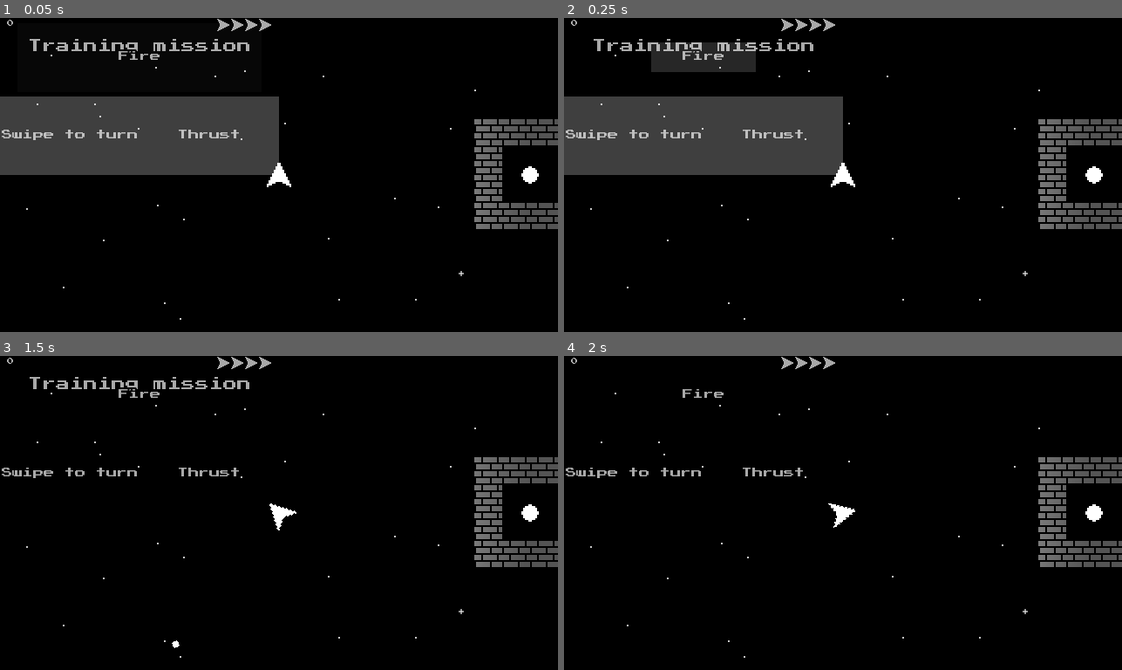
Above: before the commit, frames 1-4 (two rows, left to right).
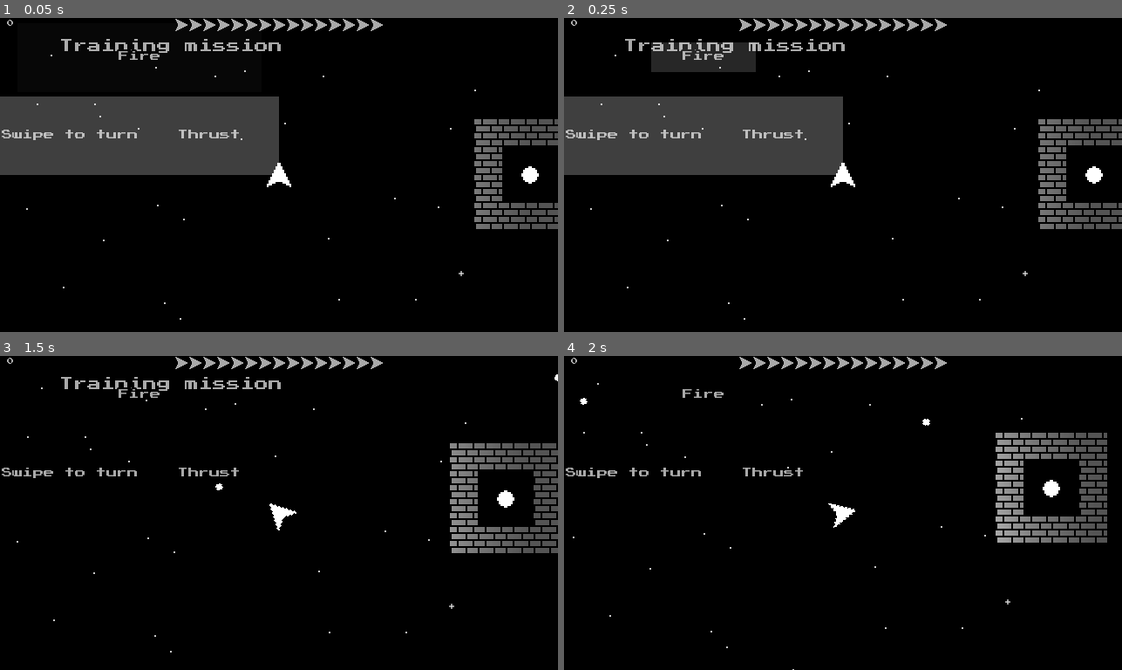
Above: after the commit, the same moments.

Repository: gerald1248/hollows-ng
Game: Godot game, scene res://scenes/main.tscn
Two runs of this game, one before a commit and one after it. Both use one fixed random seed, a clock stepped at 60 frames per second and the inputs below. This scene is started directly instead of the project's main scene.
Inputs (mouse positions are in pixels of both pictures, inside the frame that each line leads up to):
- Up to frame 1 (0.05 s): no input
- Up to frame 2 (0.25 s): no input
- Up to frame 3 (1.5 s): move the mouse to (401, 497) at 0.52 s; hold Right (ui_right) 0.53-1.25 s; hold Space (player_fire, bound only after the commit) 0.53-1.25 s; click (401, 497) at 0.67 s; right-click (401, 497) at 0.8 s; drag from (167, 528) to (491, 472) at 1.27 s
- Up to frame 4 (2 s): no input

The runs differ from the first frame. In frame 1, 1.1% of the frame differs, in the area x 5-69%, y 0-12%; in frame 2, 1.1%; in frame 3, 5.0%; in frame 4, 5.7%, in the area x 1-100%, y 0-100%.

Commit message:
Added mouse steering, and HUD support for more than 4 lives

Diff:
--- a/project.godot
+++ b/project.godot
@@ -35,6 +35,43 @@
 window/stretch/mode="2d"
 window/stretch/aspect="expand"
 
+[input]
+
+ui_end={
+"deadzone": 0.5,
+"events": [ Object(InputEventKey,"resource_local_to_scene":false,"resource_name":"","device":0,"alt":false,"shift":false,"control":false,"meta":false,"command":false,"pressed":false,"scancode":16777230,"unicode":0,"echo":false,"script":null)
+ ]
+}
+player_left={
+"deadzone": 0.5,
+"events": [ Object(InputEventKey,"resource_local_to_scene":false,"resource_name":"","device":0,"alt":false,"shift":false,"control":false,"meta":false,"command":false,"pressed":false,"scancode":16777231,"unicode":0,"echo":false,"script":null)
+, Object(InputEventMouseButton,"resource_local_to_scene":false,"resource_name":"","device":0,"alt":false,"shift":false,"control":false,"meta":false,"command":false,"button_mask":0,"position":Vector2( 0, 0 ),"global_position":Vector2( 0, 0 ),"factor":1.0,"button_index":4,"pressed":false,"doubleclick":false,"script":null)
+ ]
+}
+player_right={
+"deadzone": 0.5,
+"events": [ Object(InputEventKey,"resource_local_to_scene":false,"resource_name":"","device":0,"alt":false,"shift":false,"control":false,"meta":false,"command":false,"pressed":false,"scancode":16777233,"unicode":0,"echo":false,"script":null)
+, Object(InputEventMouseButton,"resource_local_to_scene":false,"resource_name":"","device":0,"alt":false,"shift":false,"control":false,"meta":false,"command":false,"button_mask":0,"position":Vector2( 0, 0 ),"global_position":Vector2( 0, 0 ),"factor":1.0,"button_index":5,"pressed":false,"doubleclick":false,"script":null)
+ ]
+}
+player_thrust={
+"deadzone": 0.5,
+"events": [ Object(InputEventMouseButton,"resource_local_to_scene":false,"resource_name":"","device":0,"alt":false,"shift":false,"control":false,"meta":false,"command":false,"button_mask":0,"position":Vector2( 0, 0 ),"global_position":Vector2( 0, 0 ),"factor":1.0,"button_index":2,"pressed":false,"doubleclick":false,"script":null)
+, Object(InputEventKey,"resource_local_to_scene":false,"resource_name":"","device":0,"alt":false,"shift":false,"control":false,"meta":false,"command":false,"pressed":false,"scancode":16777232,"unicode":0,"echo":false,"script":null)
+ ]
+}
+player_fire={
+"deadzone": 0.5,
+"events": [ Object(InputEventKey,"resource_local_to_scene":false,"resource_name":"","device":0,"alt":false,"shift":false,"control":false,"meta":false,"command":false,"pressed":false,"scancode":32,"unicode":0,"echo":false,"script":null)
+, Object(InputEventMouseButton,"resource_local_to_scene":false,"resource_name":"","device":0,"alt":false,"shift":false,"control":false,"meta":false,"command":false,"button_mask":0,"position":Vector2( 0, 0 ),"global_position":Vector2( 0, 0 ),"factor":1.0,"button_index":1,"pressed":false,"doubleclick":false,"script":null)
+ ]
+}
+player_pause={
+"deadzone": 0.5,
+"events": [ Object(InputEventKey,"resource_local_to_scene":false,"resource_name":"","device":0,"alt":false,"shift":false,"control":false,"meta":false,"command":false,"pressed":false,"scancode":80,"unicode":0,"echo":false,"script":null)
+ ]
+}
+
 [input_devices]
 
 pointing/emulate_touch_from_mouse=true
--- a/scenes/enemy_laser.tscn
+++ b/scenes/enemy_laser.tscn
@@ -28,6 +28,5 @@
 vframes = 4
 hframes = 8
 frame = 7
-
 [connection signal="area_entered" from="." to="." method="_on_laser_area_entered"]
 [connection signal="body_entered" from="." to="." method="_on_laser_body_entered"]
--- a/scenes/main.tscn
+++ b/scenes/main.tscn
@@ -246,6 +246,7 @@
 script = ExtResource( 1 )
 
 [node name="player" type="RigidBody2D" parent="."]
+editor/display_folded = true
 contacts_reported = 1
 contact_monitor = true
 can_sleep = false
@@ -286,6 +287,7 @@
 frame = 5
 
 [node name="weight" type="RigidBody2D" parent="."]
+editor/display_folded = true
 mass = 0.5
 can_sleep = false
 script = ExtResource( 8 )
@@ -301,6 +303,7 @@
 anims/escape = SubResource( 4 )
 
 [node name="ParallaxBackground" type="ParallaxBackground" parent="."]
+editor/display_folded = true
 
 [node name="ParallaxLayer" type="ParallaxLayer" parent="ParallaxBackground"]
 position = Vector2( -256, -128 )
@@ -321,14 +324,16 @@
 size_flags_vertical = 3
 
 [node name="topbar" type="HBoxContainer" parent="hud/vbox"]
-margin_right = 48.0
-margin_bottom = 8.0
+margin_right = 40.0
+margin_bottom = 8.0
+grow_horizontal = 0
 size_flags_horizontal = 3
 
 [node name="padding-left" type="VBoxContainer" parent="hud/vbox/topbar"]
 margin_bottom = 8.0
 
 [node name="left" type="VBoxContainer" parent="hud/vbox/topbar"]
+editor/display_folded = true
 margin_left = 4.0
 margin_right = 4.0
 margin_bottom = 8.0
@@ -342,74 +347,38 @@
 
 [node name="middle" type="VBoxContainer" parent="hud/vbox/topbar"]
 margin_left = 8.0
-margin_right = 8.0
+margin_right = 24.0
 margin_bottom = 8.0
 size_flags_horizontal = 3
 size_flags_vertical = 3
 
-[node name="right4" type="VBoxContainer" parent="hud/vbox/topbar"]
-margin_left = 12.0
-margin_right = 16.0
-margin_bottom = 8.0
-rect_min_size = Vector2( 4, 8 )
-
-[node name="player04" type="Sprite" parent="hud/vbox/topbar/right4"]
+[node name="righttemplate" type="VBoxContainer" parent="hud/vbox/topbar"]
+margin_left = 28.0
+margin_right = 36.0
+margin_bottom = 8.0
+rect_min_size = Vector2( 8, 8 )
+
+[node name="playerbmp" type="Sprite" parent="hud/vbox/topbar/righttemplate"]
 scale = Vector2( 0.5, 0.5 )
 texture = ExtResource( 13 )
 centered = false
 vframes = 2
 
-[node name="right3" type="VBoxContainer" parent="hud/vbox/topbar"]
-margin_left = 20.0
-margin_right = 24.0
-margin_bottom = 8.0
-rect_min_size = Vector2( 4, 0 )
-
-[node name="player03" type="Sprite" parent="hud/vbox/topbar/right3"]
-scale = Vector2( 0.5, 0.5 )
-texture = ExtResource( 13 )
-centered = false
-vframes = 2
-
-[node name="right2" type="VBoxContainer" parent="hud/vbox/topbar"]
-margin_left = 28.0
-margin_right = 32.0
-margin_bottom = 8.0
-rect_min_size = Vector2( 4, 8 )
-
-[node name="player02" type="Sprite" parent="hud/vbox/topbar/right2"]
-scale = Vector2( 0.5, 0.5 )
-texture = ExtResource( 13 )
-centered = false
-vframes = 2
-
-[node name="right1" type="VBoxContainer" parent="hud/vbox/topbar"]
-margin_left = 36.0
-margin_right = 44.0
-margin_bottom = 8.0
-rect_min_size = Vector2( 8, 8 )
-
-[node name="player01" type="Sprite" parent="hud/vbox/topbar/right1"]
-scale = Vector2( 0.5, 0.5 )
-texture = ExtResource( 13 )
-centered = false
-vframes = 2
-
 [node name="padding-right" type="VBoxContainer" parent="hud/vbox/topbar"]
-margin_left = 48.0
-margin_right = 48.0
+margin_left = 40.0
+margin_right = 40.0
 margin_bottom = 8.0
 
 [node name="alertbar" type="HBoxContainer" parent="hud/vbox"]
 margin_top = 12.0
-margin_right = 48.0
+margin_right = 40.0
 margin_bottom = 20.0
 size_flags_horizontal = 3
 alignment = 1
 
 [node name="alert" type="Label" parent="hud/vbox/alertbar"]
-margin_left = 24.0
-margin_right = 24.0
+margin_left = 20.0
+margin_right = 20.0
 margin_bottom = 8.0
 custom_fonts/font = SubResource( 6 )
 custom_colors/font_color = Color( 0.666667, 0.666667, 0.666667, 1 )
@@ -541,5 +510,4 @@
 
 [node name="sample-fly" type="AudioStreamPlayer" parent="."]
 stream = ExtResource( 24 )
-
 [connection signal="body_entered" from="player" to="player" method="_on_player_body_entered"]
--- a/scenes/splash.tscn
+++ b/scenes/splash.tscn
@@ -185,7 +185,6 @@
 theme = SubResource( 9 )
 popup_exclusive = true
 window_title = "Credits"
-
 [connection signal="pressed" from="vbox/hbox_start/start_button" to="." method="_on_start_button_pressed"]
 [connection signal="button_down" from="vbox/hbox_controls/credits_button" to="." method="_on_credits_button_button_down"]
 [connection signal="pressed" from="vbox/hbox_controls/fx_button" to="." method="_on_fx_button_pressed"]
--- a/scenes/tower_n.tscn
+++ b/scenes/tower_n.tscn
@@ -18,7 +18,6 @@
 [node name="schedule" type="Timer" parent="."]
 wait_time = 5.0
 autostart = true
-
 [connection signal="area_entered" from="." to="." method="_on_tower_n_area_entered"]
 [connection signal="body_entered" from="." to="." method="_on_tower_n_body_entered"]
 [connection signal="timeout" from="schedule" to="." method="_on_schedule_timeout"]
--- a/scripts/global.gd
+++ b/scripts/global.gd
@@ -1,7 +1,7 @@
 extends Node
 
 const CONFIG_PATH = "user://hollows.data"
-const LIVES_MAX = 5
+const LIVES_MAX = 15
 const TILE_LENGTH = 16
 const DEBUG_SCREEN_RESOLUTION = false
 const CREDITS_FULL = """
@@ -67,7 +67,6 @@
 	# widescreen Android
 	elif viewport_size.x > 330:
 		viewport_size = adjust_viewport_size(viewport_size)
-
 func flip_vector2(v2):
 	return Vector2(v2.y, v2.x)
 
--- a/scripts/hud.gd
+++ b/scripts/hud.gd
@@ -11,15 +11,16 @@
 	layout(global.viewport_size)
 	update_score(global.score)
 
-	if global.lives < 5:
-		get_node("vbox/topbar/right4/player04").hide()
-	if global.lives < 4:
-		get_node("vbox/topbar/right3/player03").hide()
-	if global.lives < 3:
-		get_node("vbox/topbar/right2/player02").hide()
-	if global.lives < 2:
-		get_node("vbox/topbar/right1/player01").hide()
+	var idx = 0
+	for i in global.lives:
+		var n = get_node("/root/main/hud/vbox/topbar/righttemplate").duplicate()
+		n.name = "right" + str(idx)
+		n.get_node("playerbmp").offset.x = 56 + idx * 8
+		get_node("/root/main/hud/vbox/topbar/").add_child(n)
+		get_node("/root/main/hud/vbox/topbar/").move_child(n, 3)
 
+		idx += 1
+	get_node("/root/main/hud/vbox/topbar/righttemplate").hide()
 	# training
 	if global.level_index == 0:
 		get_node("training-fire").show()
--- a/scripts/player.gd
+++ b/scripts/player.gd
@@ -10,7 +10,7 @@
 const TURN_SPEED_DRAG = 4
 const ROTATION_STEP = 0.5
 const MAP_LIMIT = 512
-const LIVES_MAX = 4
+const LIVES_MAX = global.LIVES_MAX
 
 var array_touch_state = []
 var array_touch_area = []
@@ -40,6 +40,8 @@
 func _ready():
 	screensize = get_viewport().get_visible_rect().size
 	target_acquired = false
+	var idx = 0
+
 
 	match global.level_index:
 		0:
@@ -98,26 +100,32 @@
 func thrust_off():
 	thrust = Vector2()
 
-func turn_left():
-	rotation_dir -= ROTATION_STEP
-
-func turn_right():
-	rotation_dir += ROTATION_STEP
+func turn_left(step = null):
+	if step == null:
+		rotation_dir -= ROTATION_STEP
+	else:
+		rotation_dir -= step
+
+func turn_right(step = null):
+	if step == null:
+		rotation_dir += ROTATION_STEP
+	else:
+		rotation_dir += step
 
 func get_input():
 	var player_shown = get_node("Sprite").visible
-	if Input.is_action_pressed("ui_up") && player_shown:
+	if Input.is_action_pressed("player_thrust") && player_shown:
 		thrust_on()
-	elif !Input.is_action_pressed("ui_up"):
+	elif !Input.is_action_pressed("player_thrust"):
 		thrust_off()
 	rotation_dir = 0
-	if Input.is_action_pressed("ui_right") && player_shown:
+	if Input.is_action_pressed("player_right") && player_shown:
 		turn_right()
-	if Input.is_action_pressed("ui_left") && player_shown:
+	if Input.is_action_pressed("player_left") && player_shown:
 		turn_left()
-	if Input.is_key_pressed(KEY_SPACE) && player_shown:
+	if Input.is_action_pressed("player_fire") && player_shown:
 		fire()
-	if Input.is_key_pressed(KEY_P):
+	if Input.is_action_pressed("player_pause"):
 		get_parent().pause()
 	for i in range(TOUCH_MAX):
 		match array_touch_state[i]:
@@ -175,6 +183,14 @@
 				_:
 					array_touch_state[index] = TOUCH_IDLE
 
+	elif (event.get_class() == "InputEventMouseButton" && player_shown):
+		# Use the mouse wheel to turn
+		if (event.pressed):
+			if event.button_index == BUTTON_WHEEL_UP:
+				turn_left(ROTATION_STEP * 3)
+			elif event.button_index == BUTTON_WHEEL_DOWN:
+				turn_right(ROTATION_STEP * 3)
+
 func _process(delta):
 	get_input()
 	engine.position = position
@@ -272,6 +288,10 @@
 	play_sound_once("sample-explosion")
 
 	global.lives = global.lives - 1
+
+	get_node("/root/main/hud/vbox/topbar").remove_child(get_node("/root/main/hud/vbox/topbar/right" + str(global.lives)))
+
+
 	if global.lives <= 0:
 		global.save_config()
 		global.level_index = 0
@@ -280,6 +300,7 @@
 		global.score = 0
 		game_over = true
 
+
 	var animation = get_node("explosion")
 	var sprite = animation.get_node("Sprite")
 	sprite.position = position
